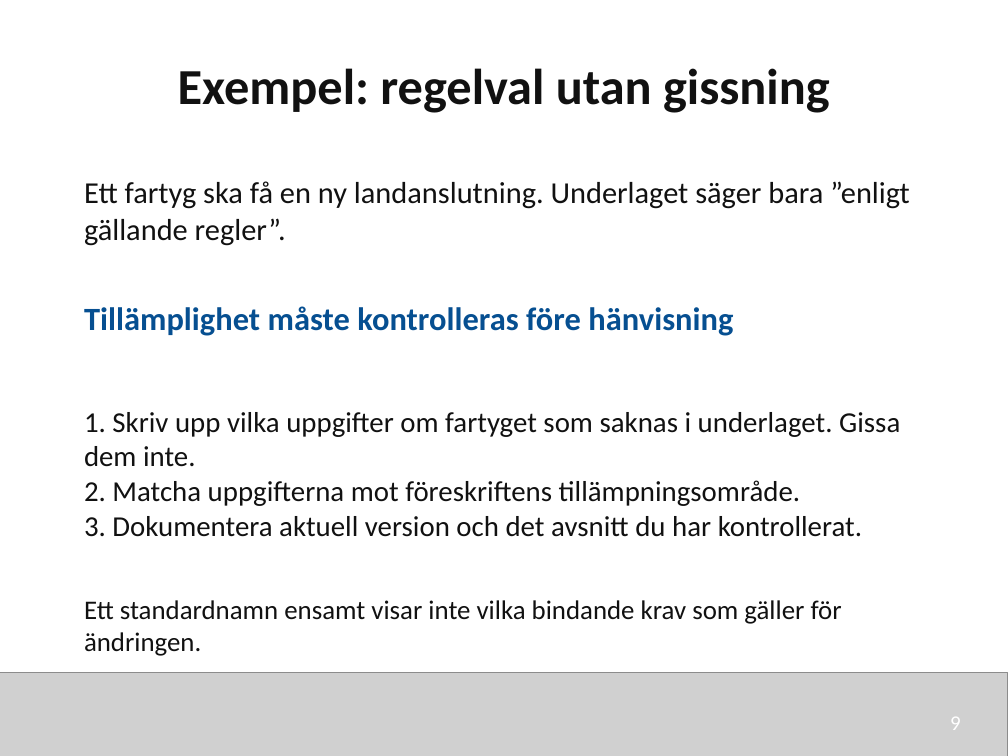
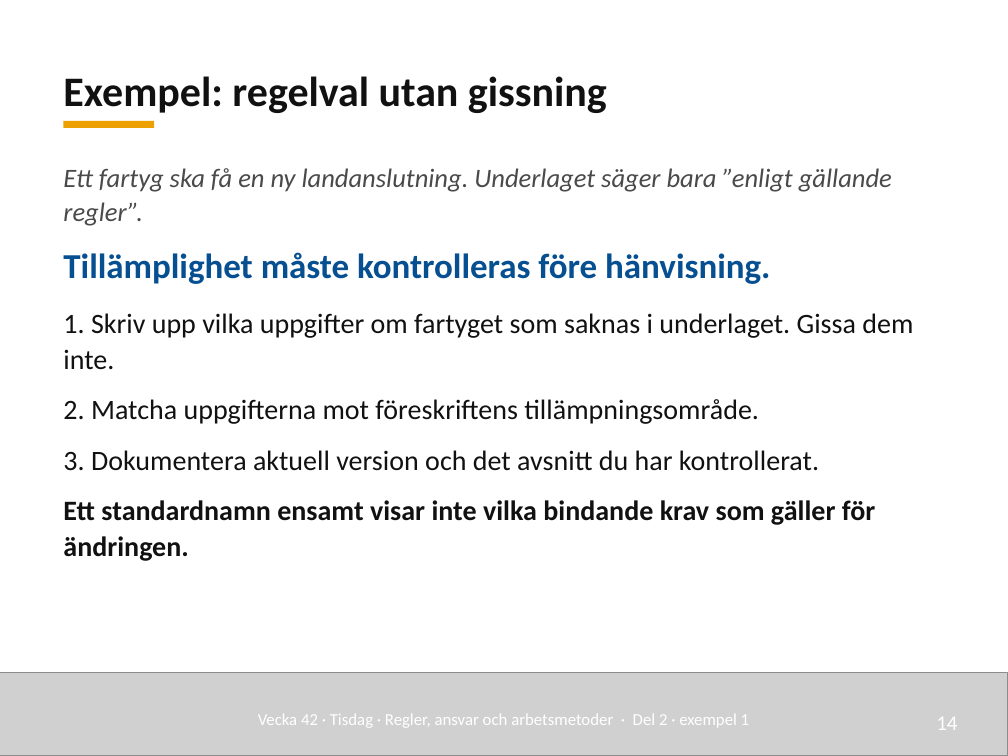
Before and after one commit to nj22az/nj22az.github.io, a slide deck: slide 14 of sjoskolan/vecka-42/aktuell/v42_02_Regler_ansvar_och_arbetsmetoder_elev.pptx (slide 9 before the commit). Drawn at 1008x756 pixels with LibreOffice and Linux fonts; fonts in the diff are those of the drawing; grey boxes stand for pictures. Boxes give left, top, right and bottom in pixels: in the first picture for what was removed or moved away, otherwise in the second. Text is boxed around its words. In the diff, an @@ line names an element or a change of style, - is before the commit and + after.

```diff
--- a/sjoskolan/vecka-42/aktuell/v42_02_Regler_ansvar_och_arbetsmetoder_elev.pptx
+++ b/sjoskolan/vecka-42/aktuell/v42_02_Regler_ansvar_och_arbetsmetoder_elev.pptx
@@ text "Exempel: regelval utan gissning": place and size @@
-text "Exempel: regelval utan gissning" at [178, 68, 830, 113]
+text "Exempel: regelval utan gissning" at [63, 76, 607, 113]
@@ text "Exempel: regelval utan gissning" at [63, 76, 607, 113]: size 36 to 30 pt; alignment centre to left; line spacing 1 to 1.08; vertical alignment top to bottom @@
@@ rectangle added at [64, 121, 154, 128], fill #EDA100 @@
@@ text "Ett fartyg ska få en ...": place and size @@
-text "Ett fartyg ska få en ..." at [84, 412, 900, 537]
+text "Ett fartyg ska få en ..." at [63, 168, 913, 561]
@@ text at [63, 168, 892, 284]: paragraphs added @@
+Ett fartyg ska få en ny landanslutning. Underlaget säger bara ”enligt gällande regler”.
+Tillämplighet måste kontrolleras före hänvisning.
@@ text removed at [84, 181, 910, 246] @@
-Ett fartyg ska få en ny landanslutning. Underlaget säger bara ”enligt gällande regler”.
@@ text at [63, 313, 913, 471]: size 20.6 to 20 pt in "1. Skriv upp vilka uppgifter om fartyget ...", "2. Matcha uppgifterna mot föreskriftens tillämpningsområde.", "3. Dokumentera aktuell version och det avsnitt ..."; line spacing 1 to 1.08; more space between paragraphs @@
@@ text removed at [84, 306, 733, 336] @@
-Tillämplighet måste kontrolleras före hänvisning
@@ text at [63, 500, 875, 561]: paragraph added @@
+Ett standardnamn ensamt visar inte vilka bindande krav som gäller för ändringen.
@@ text removed at [84, 600, 842, 656] @@
-Ett standardnamn ensamt visar inte vilka bindande krav som gäller för ändringen.
@@ text added at [258, 714, 749, 727], 12 pt, text #FFFFFF @@
+Vecka 42 · Tisdag · Regler, ansvar och arbetsmetoder · Del 2 · exempel 1
@@ text added at [936, 717, 957, 730], 15 pt, text #FFFFFF @@
+14
@@ text removed at [950, 717, 961, 730] @@
-9
```
Also in this commit, not shown: 8 other slides changed, 11 slides added, 27 slides removed, 57 other files.
